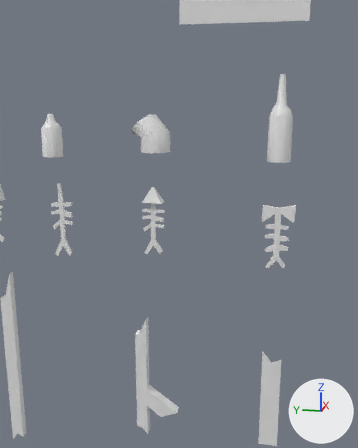
Before and after pictures for a commit that changed the FBX model Assets/Models/P1/P1_H2_H3_垃圾.fbx.
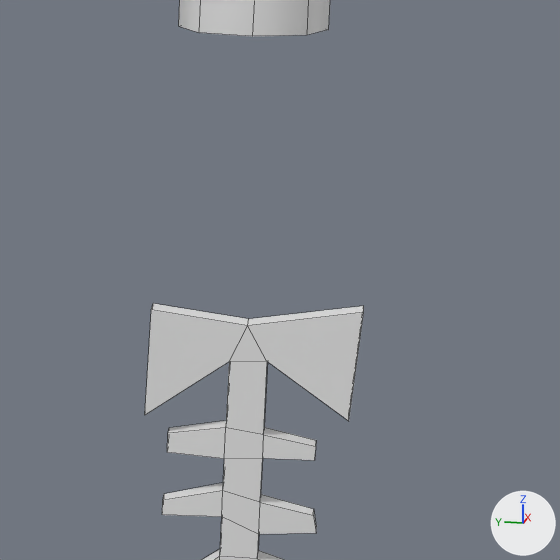
Each version appears first from a 50 mm lens placed at (-15.21, 5.28, 15.11), pointed at (-1.06, 8.1, 11.58), and next in a close-up on the part from 67% to 91% of the width and 35% to 55% of the height. The lights are fixed; the arrows at lower right show +X, +Y and +Z. The close-ups show mesh edges as thin lines. Where no turn or scale is listed for an object, it has been applied to the vertices.

In view in the first close-up: '酒瓶', '鱼骨头00'.
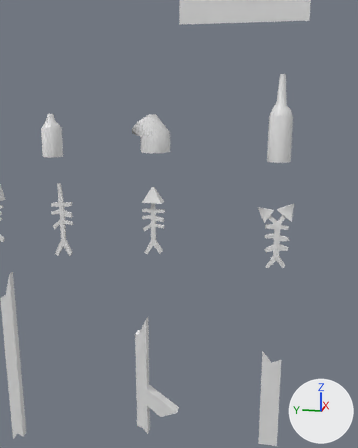
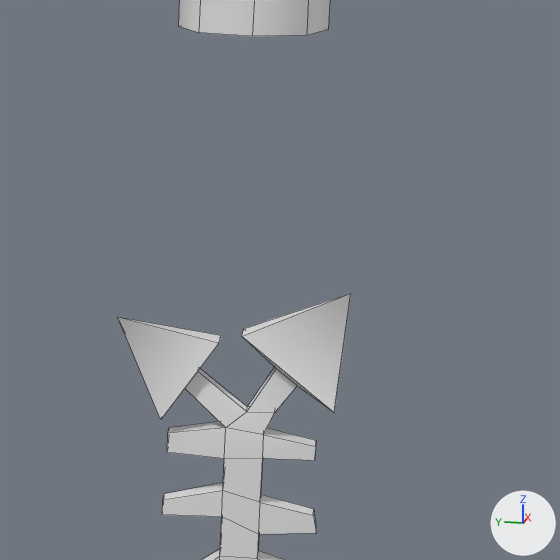
Where the newer file only moved an object's origin or applied its transform, the numbers keep the older frame.

Where the change shows, as pixel boxes [x1, y1, x2, y2] in the close-ups (560 x 560 px):
'鱼骨头00', reshaped
    before: [145, 303, 364, 560]
    after: [118, 293, 351, 560]
part 1 of me_平面_023, built on
    before: [145, 303, 364, 434]
    after: [118, 293, 351, 434]

Patch to the scene script:
```diff
--- a/Assets/Models/P1/P1_H2_H3_垃圾.fbx.py
+++ b/Assets/Models/P1/P1_H2_H3_垃圾.fbx.py
@@ me_平面_023 @@
 # used by ob_鱼骨头00; location = (-0.42, 5.215, 11.129)
-me_平面_023.from_pydata(...)  # 76 vertices, 76 faces; spans x -0.08..0.08, y -0.52..0.47, z -0.96..1.01
+me_平面_023.from_pydata(...)  # 84 vertices, 87 faces; spans x -0.12..0.13, y -0.45..0.62, z -0.96..1.08
+# me_平面_023 part 1
+# 12 vertices are removed from x -0.08..0.08, y -0.52..0.47, z 0.47..1.01
+# 16 faces are deleted
+# 2 vertices move from x -0.07..0.08, y 0.09, z 0.75 to x -0.05..0.06, y 0.0, z 0.5
+# 20 vertices are added at x -0.12..0.13, y -0.45..0.62, z 0.46..1.08
+# 27 new faces join them
```
